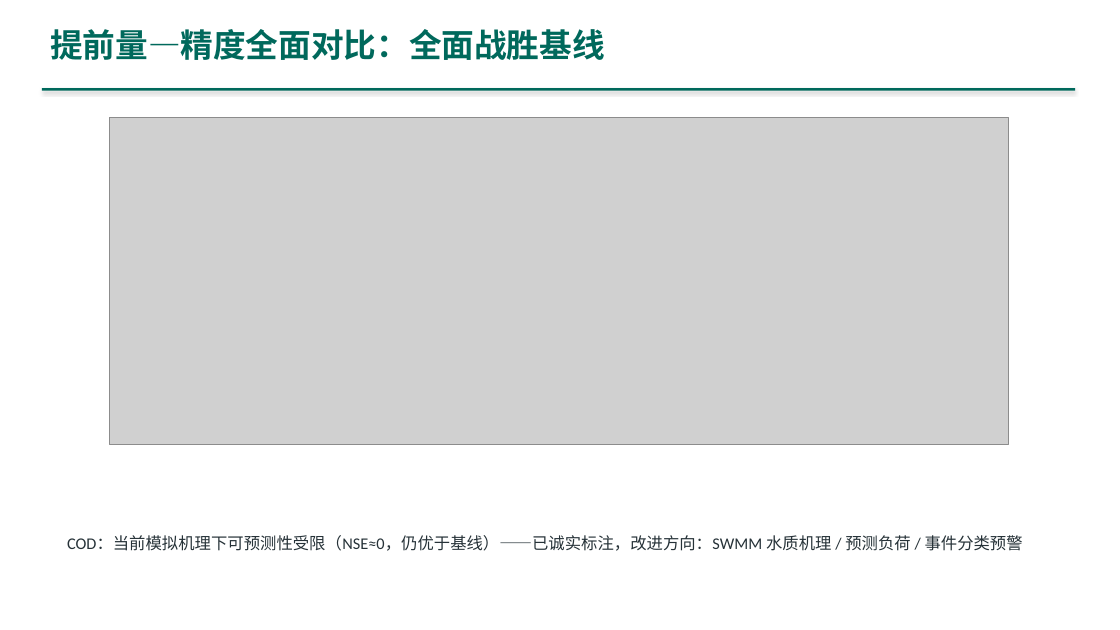
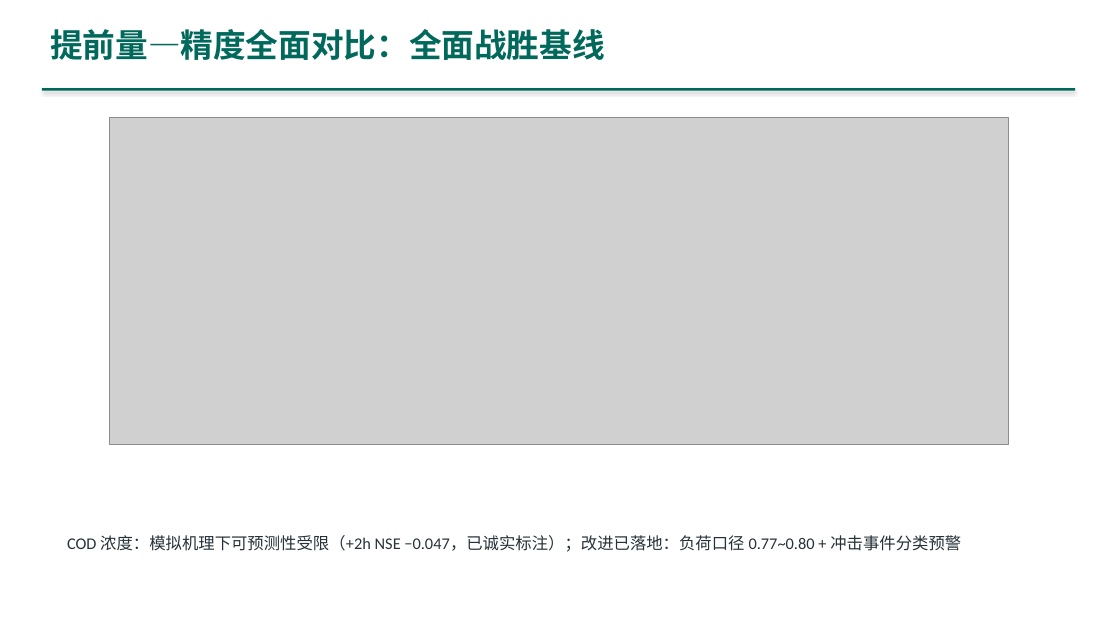
Before and after one commit to dao-genesis/meec8-topic7-showcase, a slide deck: slide 13 of downloads/演示PPT_主题七.pptx. Drawn at 1120x630 pixels with LibreOffice and Linux fonts; fonts in the diff are those of the drawing; grey boxes stand for pictures. Boxes give left, top, right and bottom in pixels: in the first picture for what was removed or moved away, otherwise in the second. Text is boxed around its words. In the diff, an @@ line names an element or a change of style, - is before the commit and + after.

```diff
--- a/downloads/演示PPT_主题七.pptx
+++ b/downloads/演示PPT_主题七.pptx
@@ text at <box>67,535,961,552</box>: text changed @@
-COD：当前模拟机理下可预测性受限（NSE≈0，仍优于基线）——已诚实标注，改进方向：SWMM 水质机理 / 预测负荷 / 事件分类预警
+COD 浓度：模拟机理下可预测性受限（+2h NSE −0.047，已诚实标注）；改进已落地：负荷口径 0.77~0.80 + 冲击事件分类预警
```
Also in this commit, not shown: 14 other slides changed, 2 slides added, 47 other files.
